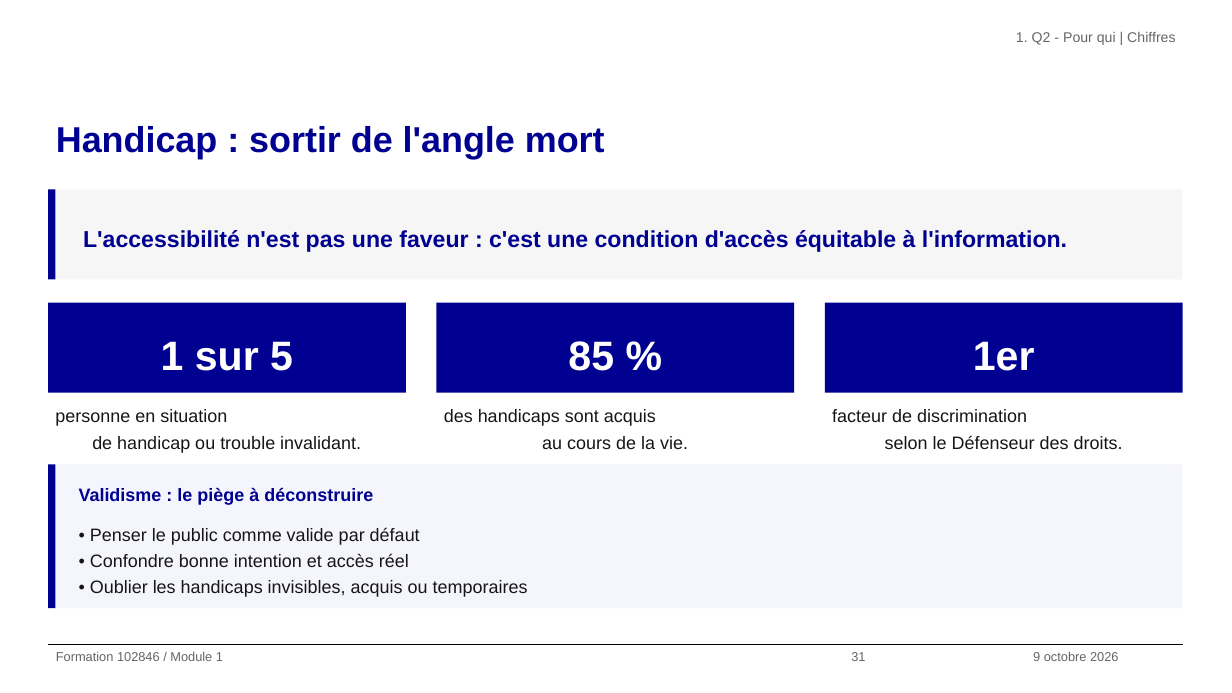
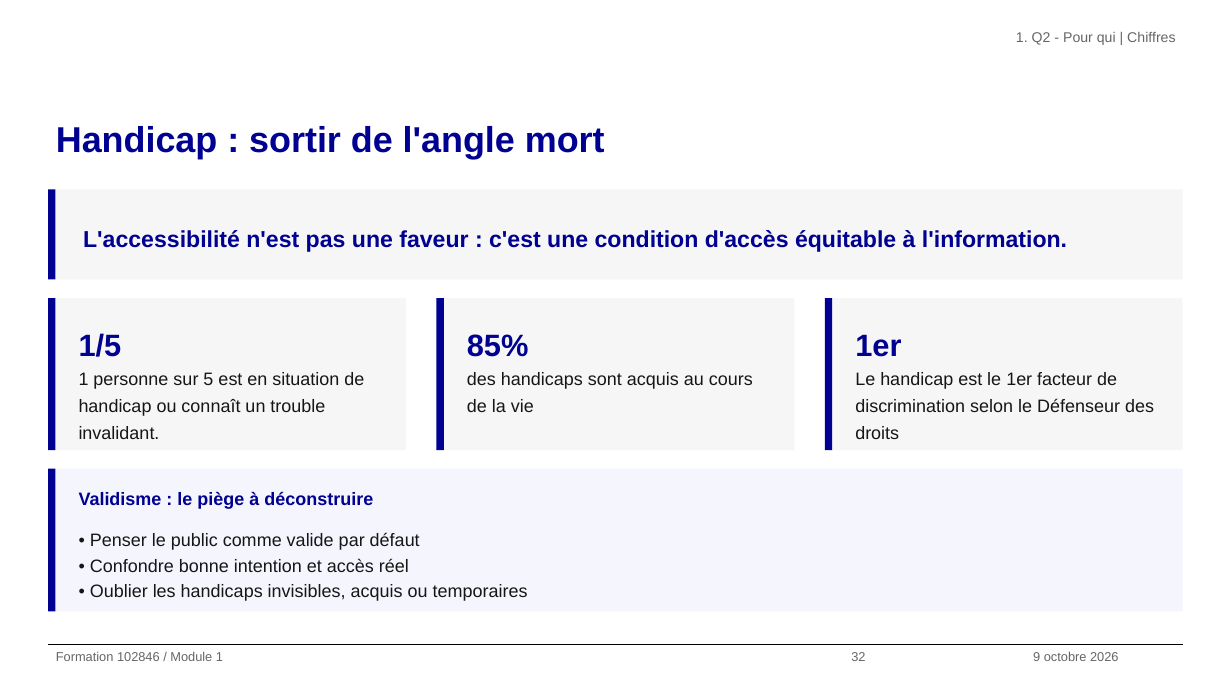
Before and after one commit to alexandra-guiderdoni/usine-fabrication-igpde-102846-ay11, a slide deck: slide 32 of livrables-IGPDE-2026-102846/Formateur/support-formation-102846-2026-IGPDE.pptx (slide 31 before the commit). Drawn at 1232x693 pixels with LibreOffice and Linux fonts; fonts in the diff are those of the drawing; background and template pictures are left out. Boxes give left, top, right and bottom in pixels: in the first picture for what was removed or moved away, otherwise in the second. Text is boxed around its words. In the diff, an @@ line names an element or a change of style, - is before the commit and + after.

```diff
--- a/livrables-IGPDE-2026-102846/Formateur/support-formation-102846-2026-IGPDE.pptx
+++ b/livrables-IGPDE-2026-102846/Formateur/support-formation-102846-2026-IGPDE.pptx
@@ rectangle added at <box>48,299,55,451</box>, fill #000091 @@
@@ rectangle added at <box>55,299,406,451</box>, fill #F6F6F6 @@
@@ rectangle added at <box>436,299,444,451</box>, fill #000091 @@
@@ rectangle added at <box>444,299,794,451</box>, fill #F6F6F6 @@
@@ rectangle added at <box>825,299,833,451</box>, fill #000091 @@
@@ rectangle added at <box>833,299,1183,451</box>, fill #F6F6F6 @@
@@ text "1/5" at <box>79,333,122,357</box>: vertical alignment middle to top; fill #000091 to none @@
@@ text "1/5": place and size @@
-text "1/5" at <box>48,302,406,392</box>
+text "1/5" at <box>79,333,122,357</box>
@@ text "85%": place and size @@
-text "85%" at <box>436,302,794,392</box>
+text "85%" at <box>467,334,529,357</box>
@@ text "85%" at <box>467,334,529,357</box>: vertical alignment middle to top; fill #000091 to none @@
@@ text "1er": place and size @@
-text "1er" at <box>825,302,1183,392</box>
+text "1er" at <box>855,334,901,357</box>
@@ text "1er" at <box>855,334,901,357</box>: size 32 to 24 pt, text colour #FFFFFF to #000091; alignment centre to left; vertical alignment middle to top; fill #000091 to none @@
@@ text at <box>79,333,122,357</box>: text changed; size 32 to 24 pt; text colour #FFFFFF to #000091 @@
-1 sur 5
+1/5
@@ text at <box>467,334,529,357</box>: text changed; size 32 to 24 pt; text colour #FFFFFF to #000091 @@
-85 %
+85%
@@ text at <box>79,372,364,439</box>: text changed @@
-personne en situation
-de handicap ou trouble invalidant.
+1 personne sur 5 est en situation de handicap ou connaît un trouble invalidant.
@@ text at <box>467,372,753,412</box>: text changed @@
-des handicaps sont acquis
-au cours de la vie.
+des handicaps sont acquis au cours de la vie
@@ text at <box>855,372,1154,439</box>: text changed @@
-facteur de discrimination
-selon le Défenseur des droits.
+Le handicap est le 1er facteur de discrimination selon le Défenseur des droits
@@ 2 texts, 2 rectangles: place and size @@
-2 texts, 2 rectangles at <box>48,465,1183,609</box>
+2 texts, 2 rectangles at <box>48,469,1183,612</box>
@@ text at <box>851,652,865,661</box>: text changed @@
-31
+32
```
Also in this commit, not shown: 60 other slides changed, 1 slide added, 1 slide removed, 52 other files.
